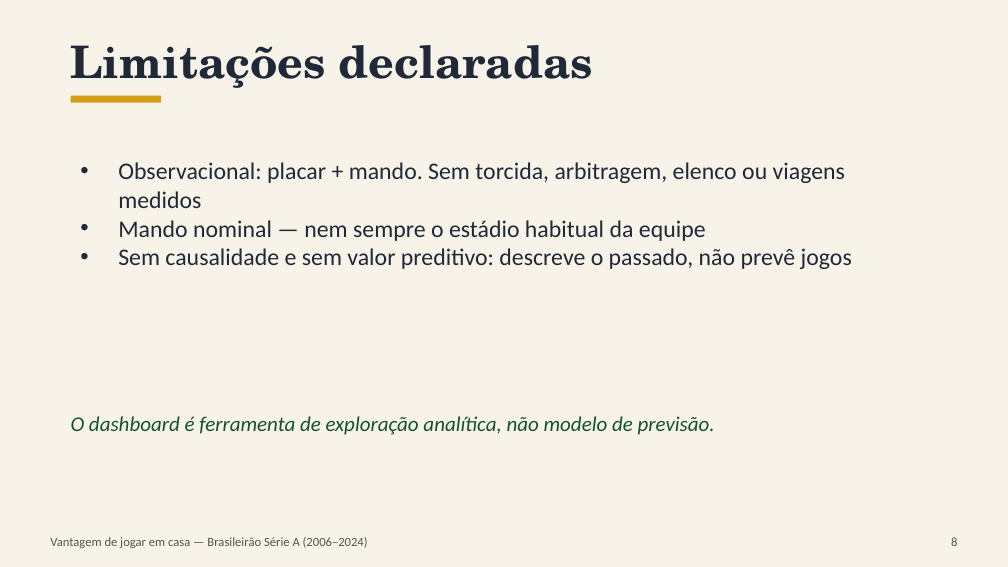
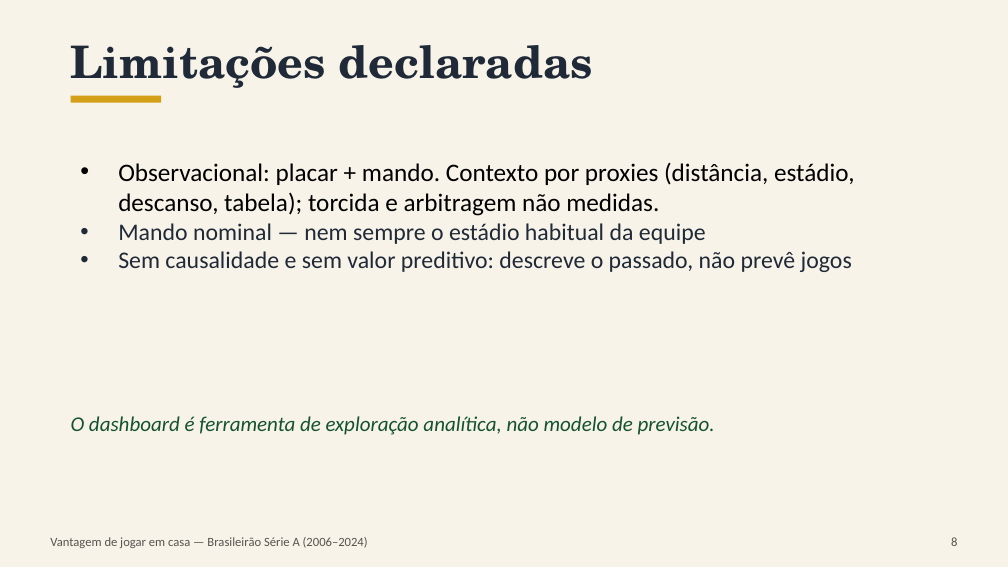
Before and after one commit to EmiyaKiritsugu3/TCC, a slide deck: slide 8 of apresentacao/apresentacao_tcc.pptx. Drawn at 1008x567 pixels with LibreOffice and Linux fonts; fonts in the diff are those of the drawing. Boxes give left, top, right and bottom in pixels: in the first picture for what was removed or moved away, otherwise in the second. Text is boxed around its words. In the diff, an @@ line names an element or a change of style, - is before the commit and + after.

Commit message:
docs: atualiza deck com mudanca de nivel, contexto e 96 testes

```diff
--- a/apresentacao/apresentacao_tcc.pptx
+++ b/apresentacao/apresentacao_tcc.pptx
@@ text at box(118, 162, 854, 216): text changed; size 17 to 18 pt; text colour #1F2937 to #000000 @@
-• Observacional: placar + mando. Sem torcida, arbitragem, elenco ou viagens medidos
+• Observacional: placar + mando. Contexto por proxies (distância, estádio, descanso, tabela); torcida e arbitragem não medidas.
```
Also in this commit, not shown: 3 other slides changed, 2 other files.
